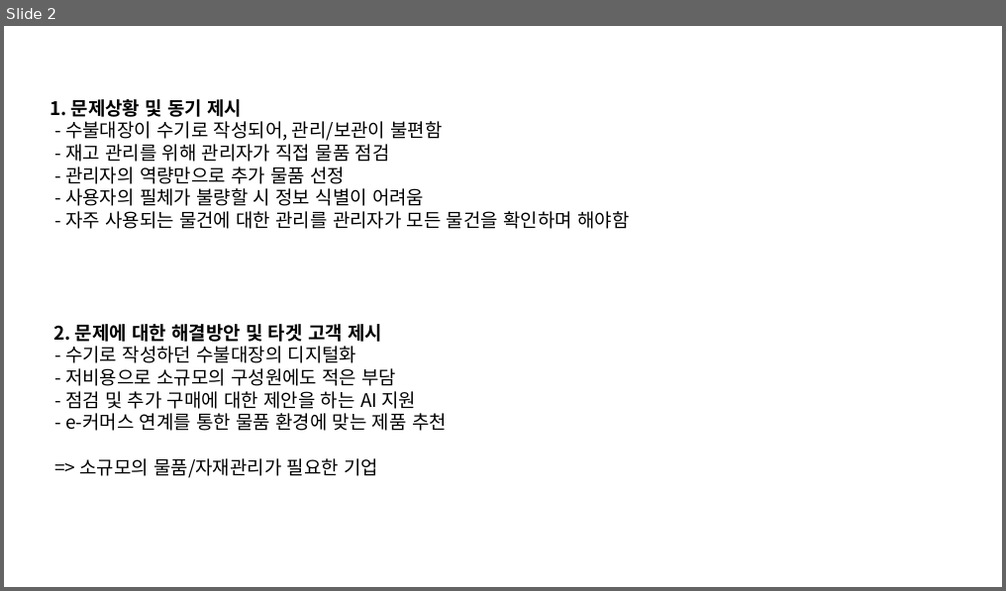
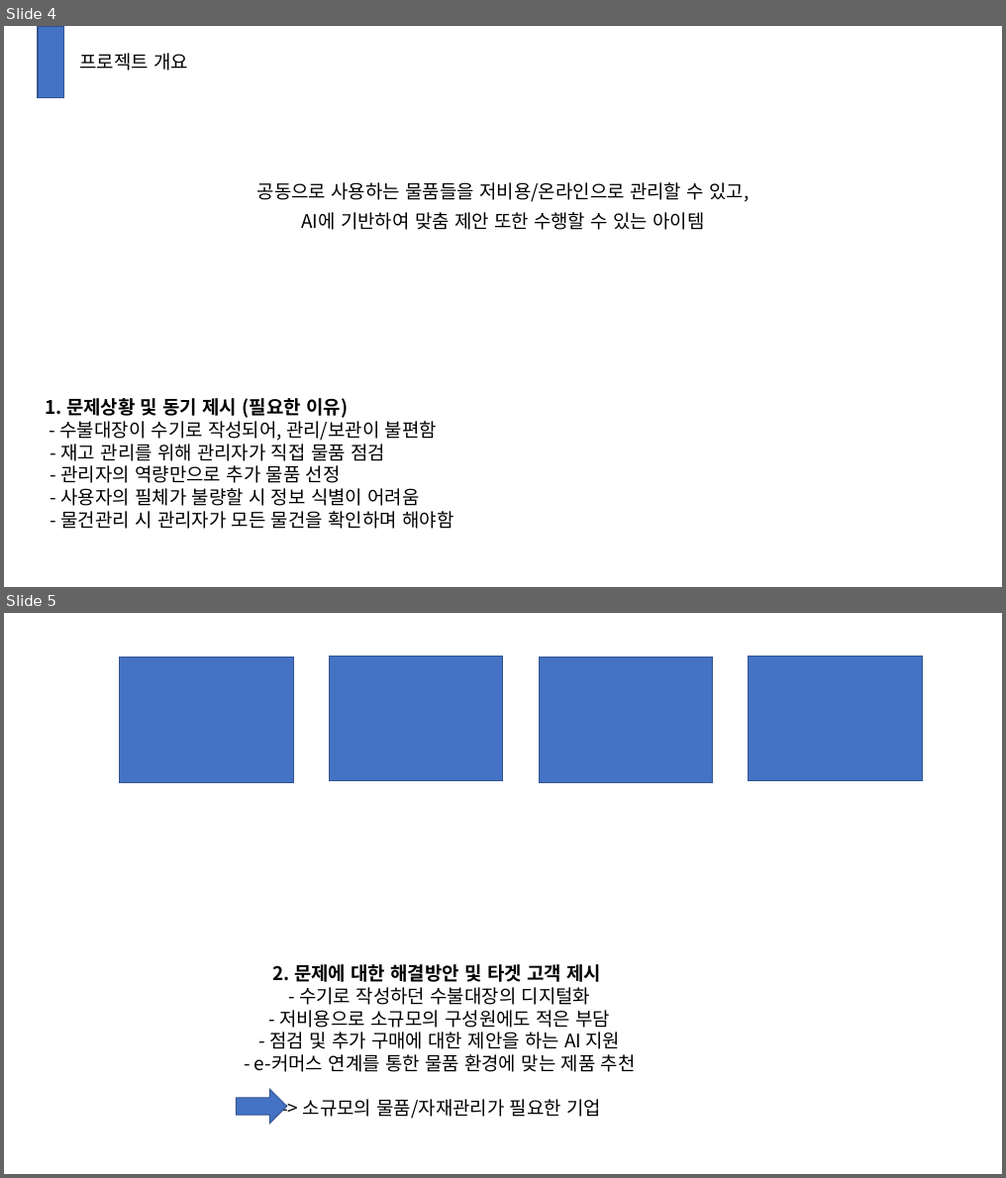
Before and after one commit to DEU-High-Five/4-1_Capstone_Document, a slide deck: 중간발표/중간발표(초안계획).pptx. Shown one above the other, each under a label of ours: slide 2 before the commit, slides 4 and 5 after it. The pictures are 1006x591 and 1006x1178 pixels, drawn with LibreOffice and Linux fonts; fonts in the diff are those of the drawing. Boxes give left, top, right and bottom in pixels: in the first picture for what was removed or moved away, otherwise in the second. Text is boxed around its words. In the diff, an @@ line names an element or a change of style, - is before the commit and + after.

```diff
--- a/중간발표/중간발표(초안계획).pptx
+++ b/중간발표/중간발표(초안계획).pptx
@@ slide 5 added at [4,613,1002,1174], background #FFFFFF @@
@@ rectangle added at [119,658,293,783], fill #4472C4, outline #325491 1 pt @@
@@ rectangle added at [329,656,503,781], fill #4472C4, outline #325491 1 pt @@
@@ rectangle added at [539,658,712,783], fill #4472C4, outline #325491 1 pt @@
@@ rectangle added at [748,656,922,781], fill #4472C4, outline #325491 1 pt @@
@@ text added at [254,964,636,1119], 18 pt, text #000000 @@
+2. 문제에 대한 해결방안 및 타겟 고객 제시
+- 수기로 작성하던 수불대장의 디지털화
+- 저비용으로 소규모의 구성원에도 적은 부담
+- 점검 및 추가 구매에 대한 제안을 하는 AI 지원
+- e-커머스 연계를 통한 물품 환경에 맞는 제품 추천
+=> 소규모의 물품/자재관리가 필요한 기업
@@ right arrow added at [236,1090,287,1124], fill #4472C4, outline #325491 1 pt @@
@@ what was slide 2 is now slide 4 @@
@@ slide 4 changed as well @@
@@ rectangle added at [38,26,63,98], fill #4472C4, outline #325491 1 pt @@
@@ text added at [79,53,188,71], 18 pt, text #000000 @@
+프로젝트 개요
@@ text added at [257,182,748,230], 18 pt, text #000000 @@
+공동으로 사용하는 물품들을 저비용/온라인으로 관리할 수 있고,
+AI에 기반하여 맞춤 제안 또한 수행할 수 있는 아이템
@@ text at [45,398,453,529]: text changed @@
-1. 문제상황 및 동기 제시
-- 수불대장이 수기로 작성되어, 관리/보관이 불편함
-- 재고 관리를 위해 관리자가 직접 물품 점검
-- 관리자의 역량만으로 추가 물품 선정
-- 사용자의 필체가 불량할 시 정보 식별이 어려움
-- 자주 사용되는 물건에 대한 관리를 관리자가 모든 물건을 확인하며 해야함
-2. 문제에 대한 해결방안 및 타겟 고객 제시
-- 수기로 작성하던 수불대장의 디지털화
-- 저비용으로 소규모의 구성원에도 적은 부담
-- 점검 및 추가 구매에 대한 제안을 하는 AI 지원
-- e-커머스 연계를 통한 물품 환경에 맞는 제품 추천
-=> 소규모의 물품/자재관리가 필요한 기업
+1. 문제상황 및 동기 제시 (필요한 이유)
+- 수불대장이 수기로 작성되어, 관리/보관이 불편함
+- 재고 관리를 위해 관리자가 직접 물품 점검
+- 관리자의 역량만으로 추가 물품 선정
+- 사용자의 필체가 불량할 시 정보 식별이 어려움
+- 물건관리 시 관리자가 모든 물건을 확인하며 해야함
```
Also in this commit, not shown: 3 other slides changed, 7 other slides added, 1 slide removed, 1 other file.
